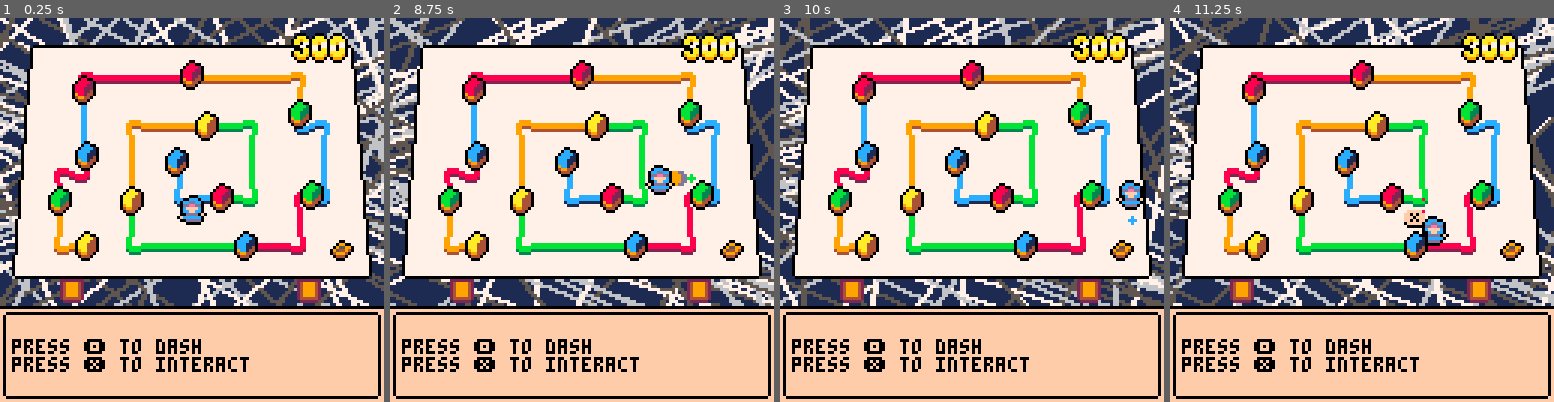
Above: before the commit, frames 1-4 (left to right).
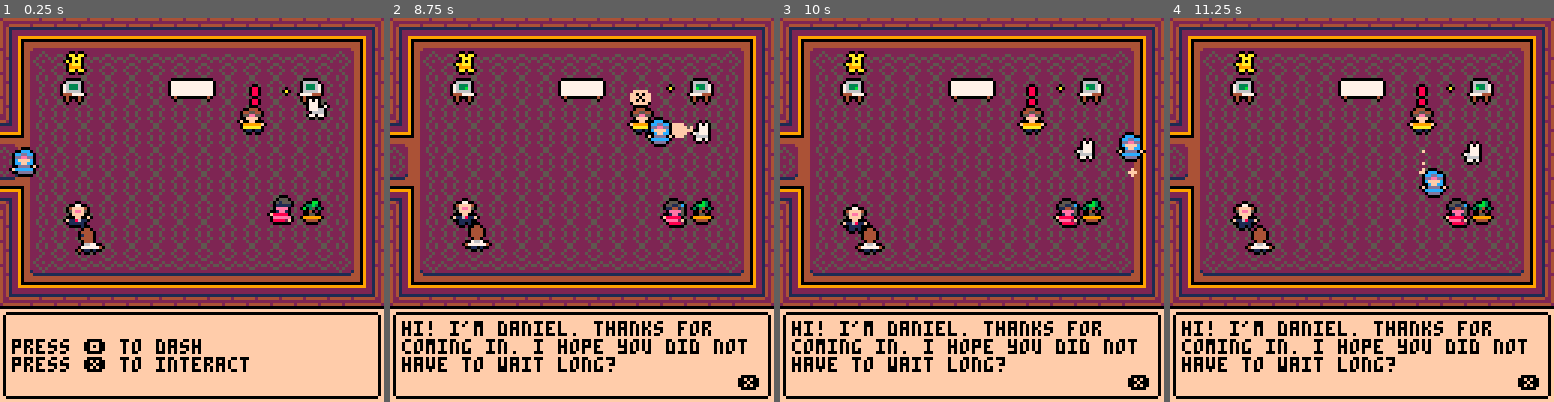
Above: after the commit, the same moments.

Repository: darabos/lynxkite-interview-pico8
Game: PICO-8 cartridge lynxkite.p8
The game is run twice, just before and just after one commit, with the same random seed, the same clock (stepped at 60 frames per second) and the same inputs.
Inputs:
- Up to frame 1 (0.25 s): no input
- Up to frame 2 (8.75 s): tap X (X key) at 0.33, 1.07, 1.85, 2.97, 4.08, 5.2, 6.32, 7.43, 8.55 s; tap O (Z key) at 0.7, 1.7, 2.1, 2.5, 2.9, 3.3, 3.7, 4.1, 4.5, 4.9, 5.3, 5.7, 6.1, 6.5, 6.9, 7.3, 7.7, 8.1, 8.5 s; hold Right 1.6-2.1 s; hold Up 2.15-2.42 s; hold Right 2.47-3.03 s; hold Left 3.08-3.58 s; hold Down 3.63-3.97 s; hold Right 4.02-4.68 s; hold Up 4.73-5.03 s; hold Left 5.08-5.68 s; hold Down 5.73-6.03 s; hold Right 6.08-6.58 s; hold Right 6.63-7.13 s; hold Up 7.18-7.45 s; hold Right 7.5-8.07 s; hold Left 8.12-8.62 s; hold Down from 8.67 s (still down)
- Up to frame 3 (10 s): tap O (Z key) at 8.9, 9.3, 9.7 s; release Down at 9 s; hold Right 9.05-9.72 s; tap X (X key) at 9.67 s; hold Up from 9.77 s (still down)
- Up to frame 4 (11.25 s): release Up at 10.07 s; tap O (Z key) at 10.1, 10.5, 10.9 s; hold Left 10.12-10.72 s; hold Down 10.77-11.07 s; tap X (X key) at 10.78 s; hold Right from 11.12 s (still down)

The runs differ from the first frame. In frame 1, 73% of the frame differs, in the area x 0-100%, y 0-75%; in frame 2, 76%; in frame 3, 76%, in the area x 0-100%, y 0-97%; in frame 4, 76%.

Commit message:
Metaverse music and sfx.

Diff:
--- a/lynxkite.p8
+++ b/lynxkite.p8
@@ -15,7 +15,7 @@
   draw=draw_player,
   update=update_player,
  }
- into_the_metaverse()
+ into_the_office()
 end
 function into_the_office()
  location="office"
@@ -97,6 +97,7 @@
  }
 end
 function transition_to(f)
+ sfx(21)
  transition={
   start=t(),
   switch=f,
@@ -398,13 +399,14 @@
 
 function into_the_metaverse()
  location="metaverse"
+ music(3,nil,7)
  p.x=60
  p.y=60
  background=draw_metaverse
  objects={p,
-	 {x=116,y=6,draw=function(s)
-	  fancynumbers(getscore(),s.x,s.y)
-	 end},
+  {x=116,y=6,draw=function(s)
+    fancynumbers(getscore(),s.x,s.y)
+   end},
  }
  slots={
   slot(25,70,10,{10}),
@@ -450,10 +452,12 @@
   dialog="you place the data cube into the memory location."
   s.data=p.data
   p.data=nil
+  sfx(23,-1,4*(s.data-10),4)
  elseif s.data!=nil and p.data==nil then
   dialog="you take the data cube from the memory location."
   p.data=s.data
   s.data=nil
+  sfx(22,-1,4*(p.data-10),4)
  elseif s.data!=nil and p.data!=nil then
   dialog="this memory location is full."
  end
@@ -468,13 +472,13 @@
   if slots[i].data==slots[n-i+1].orig_data then
    sc+=1
   end
-	 --dog
+  --dog
   if slots[i].data!=nil
    and (slots[i].data==slots[i].wires[1]
    or slots[i].data==slots[i].wires[2]) then
    sc+=1
   end
-	 --cat
+  --cat
   if (i<n and slots[i].data==slots[i+1].data)
    or (i>1 and slots[i].data==slots[i-1].data) then
    sc-=1
@@ -500,9 +504,9 @@
  for i=1,#s do
   local c=tonum(sub(s,i,i))
   if i>1 and (#s-i)%3==2 then
-	  ssh(91,32,3,8,x,y+1)
-	  x+=3
-	 end
+   ssh(91,32,3,8,x,y+1)
+   x+=3
+  end
   ssh(40+c*5,32,5,8,x,y)
   x+=6
  end
Not shown, changed: the music (__music__) section of lynxkite.p8
Not shown, changed: the sound effects (__sfx__) section of lynxkite.p8
